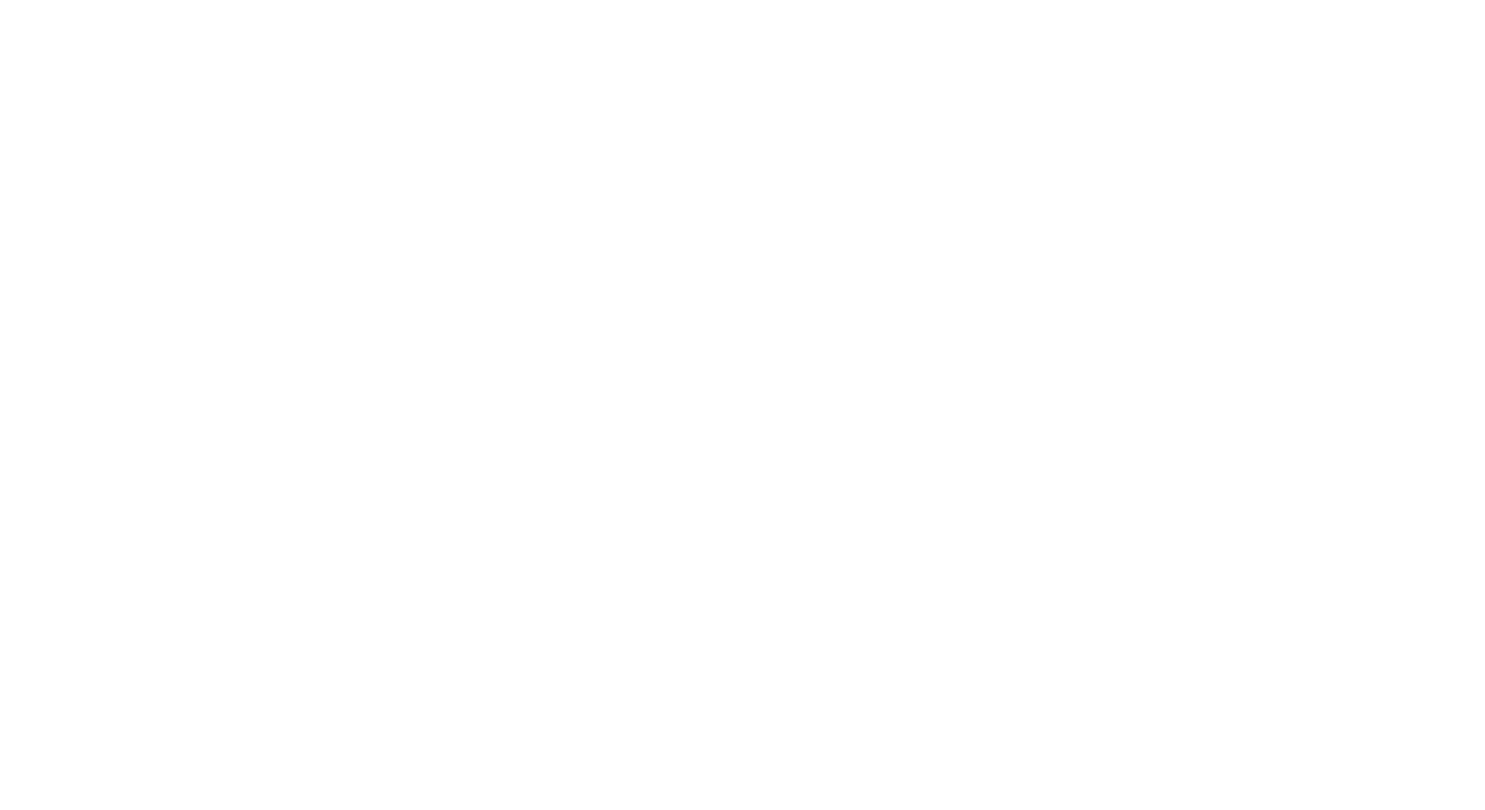
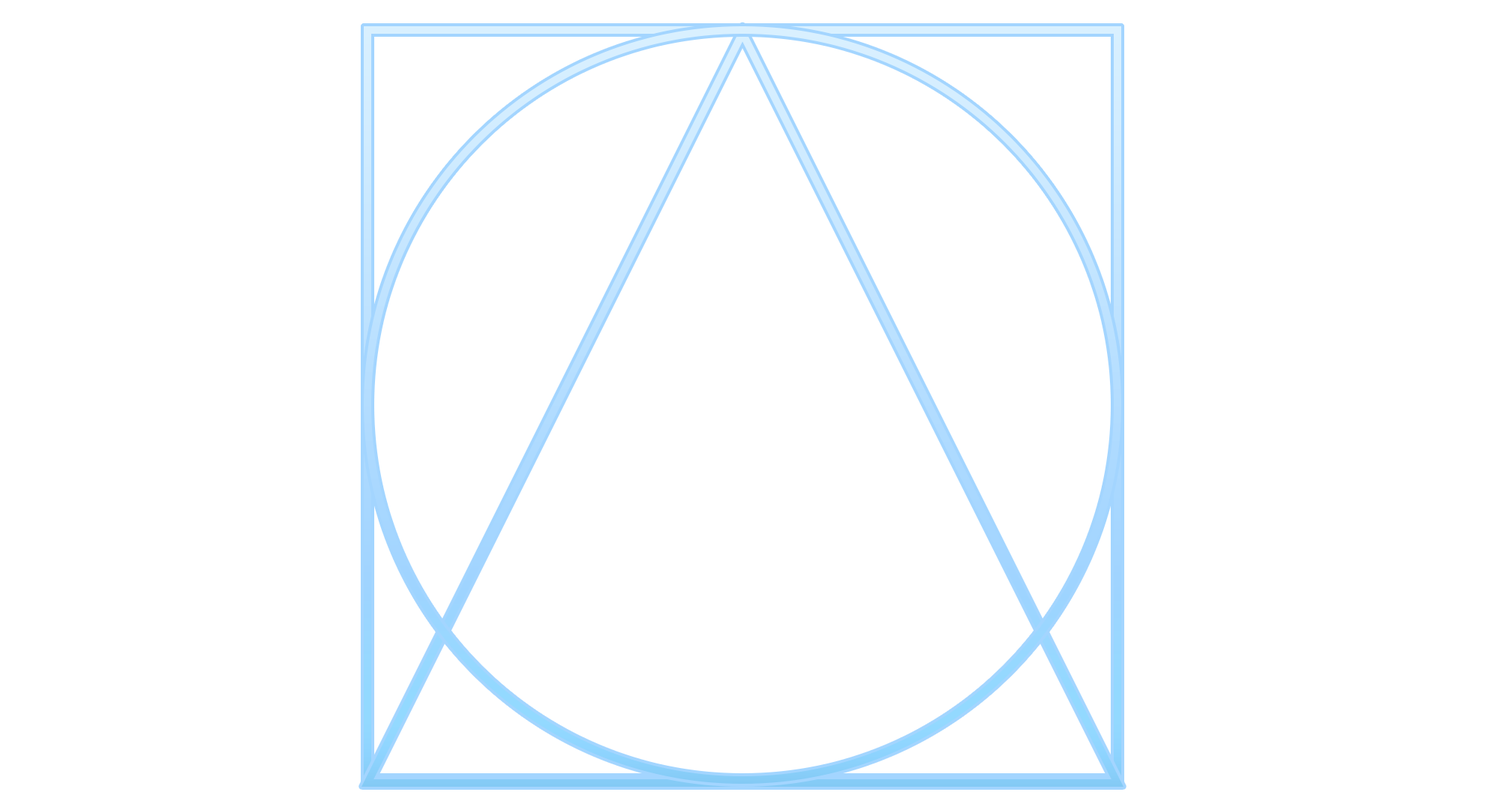
Revision of a layered 1485×810 image; what changed, layer by layer:
added layer "NoteCircleDefault" above "NoteTriangleDefault" over [363, 26, 1122, 784]
added layer "NoteTriangleDefault" above "NoteSquareStartDefault" over [361, 24, 1124, 787]
added layer "NoteSquareStartDefault" above "NoteSquareEndDefault" over [363, 26, 1122, 784]
added layer "NoteSquareEndDefault" above "NoteCircles" over [363, 26, 1122, 784]
